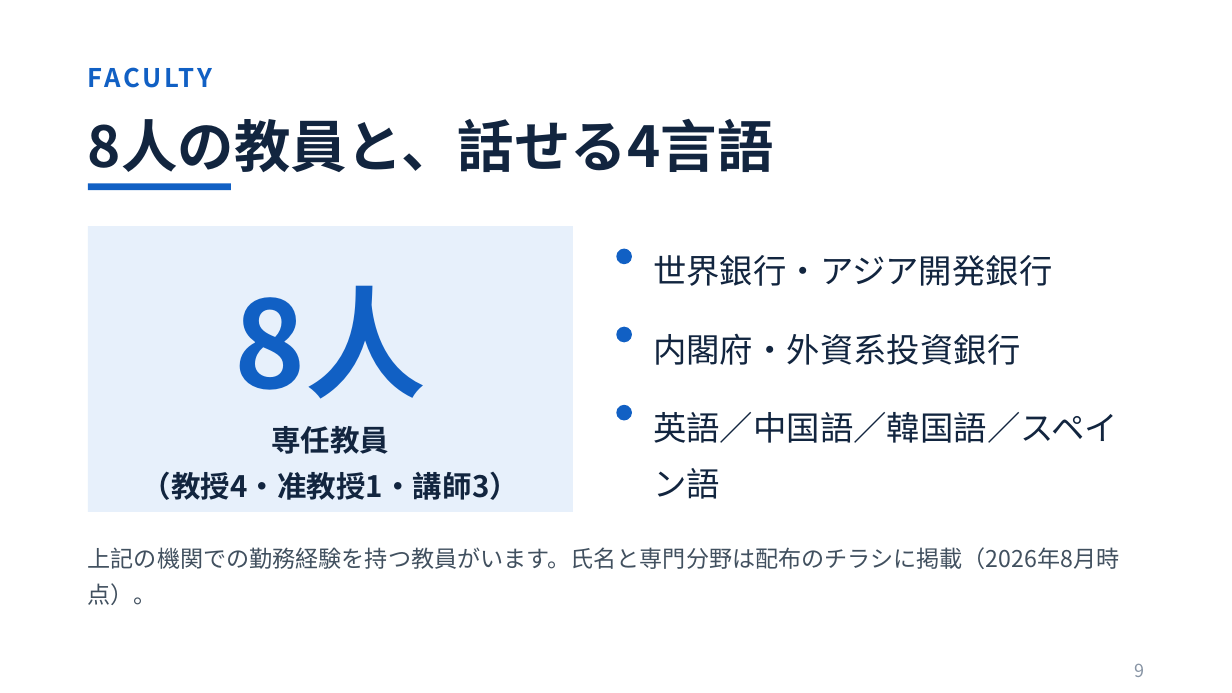
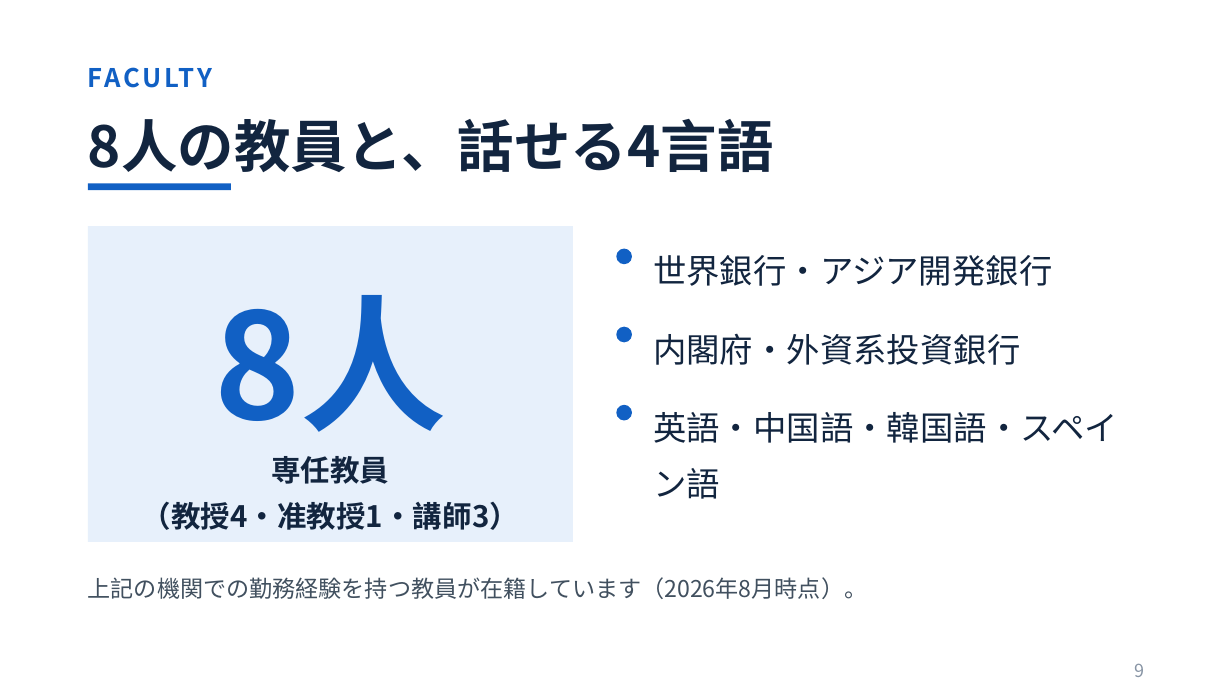
Before and after one commit to myojo1gou/glowing-parakeet, a slide deck: slide 9 of oc2026_slides/01_学科紹介_8月23日OC_鈴木版_改.pptx. Drawn at 1232x693 pixels with LibreOffice and Linux fonts; fonts in the diff are those of the drawing. Boxes give left, top, right and bottom in pixels: in the first picture for what was removed or moved away, otherwise in the second. Text is boxed around its words. In the diff, an @@ line names an element or a change of style, - is before the commit and + after.

```diff
--- a/oc2026_slides/01_学科紹介_8月23日OC_鈴木版_改.pptx
+++ b/oc2026_slides/01_学科紹介_8月23日OC_鈴木版_改.pptx
@@ rectangle: place and size @@
-rectangle at (88, 226, 573, 512)
+rectangle at (88, 226, 573, 543)
@@ text "8人" at (214, 295, 447, 432): size 94 to 114 pt @@
@@ text at (653, 412, 1118, 499): text changed @@
-英語／中国語／韓国語／スペイン語
+英語・中国語・韓国語・スペイン語
@@ text "専任教員": place and size @@
-text "専任教員" at (142, 426, 520, 500)
+text "専任教員" at (142, 456, 520, 530)
@@ text at (88, 577, 867, 599): text changed @@
-上記の機関での勤務経験を持つ教員がいます。氏名と専門分野は配布のチラシに掲載（2026年8月時点）。
+上記の機関での勤務経験を持つ教員が在籍しています（2026年8月時点）。
```
Also in this commit, not shown: 17 other slides changed, 8 other files.
